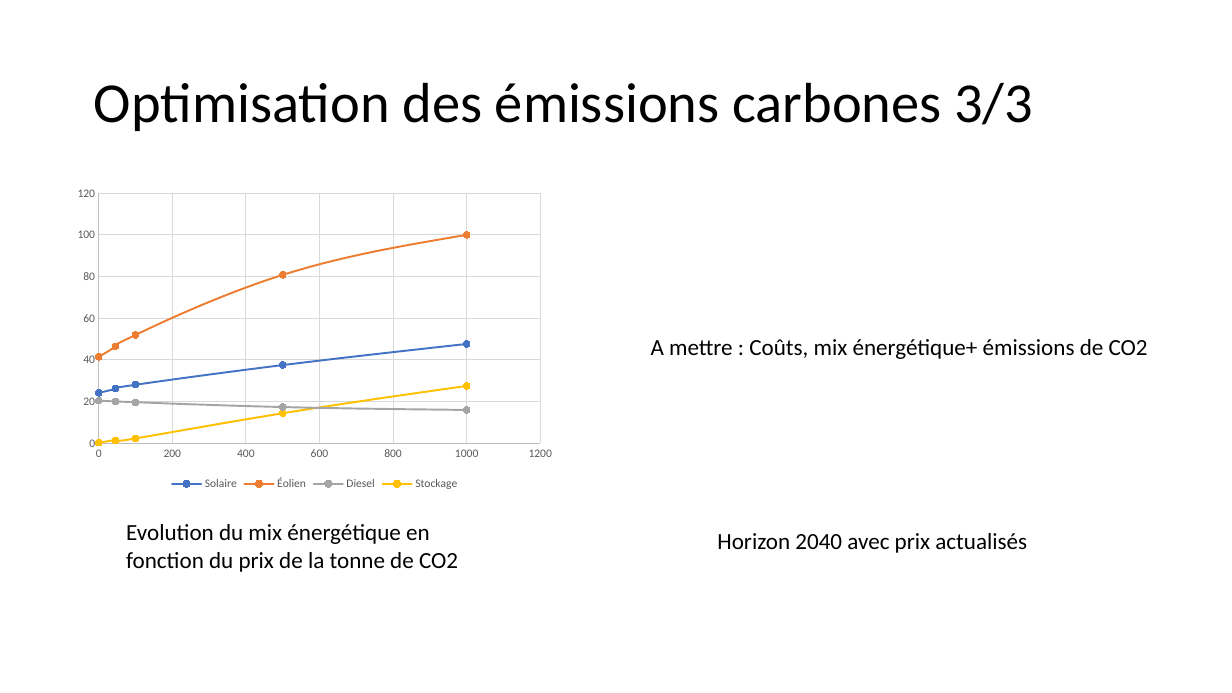
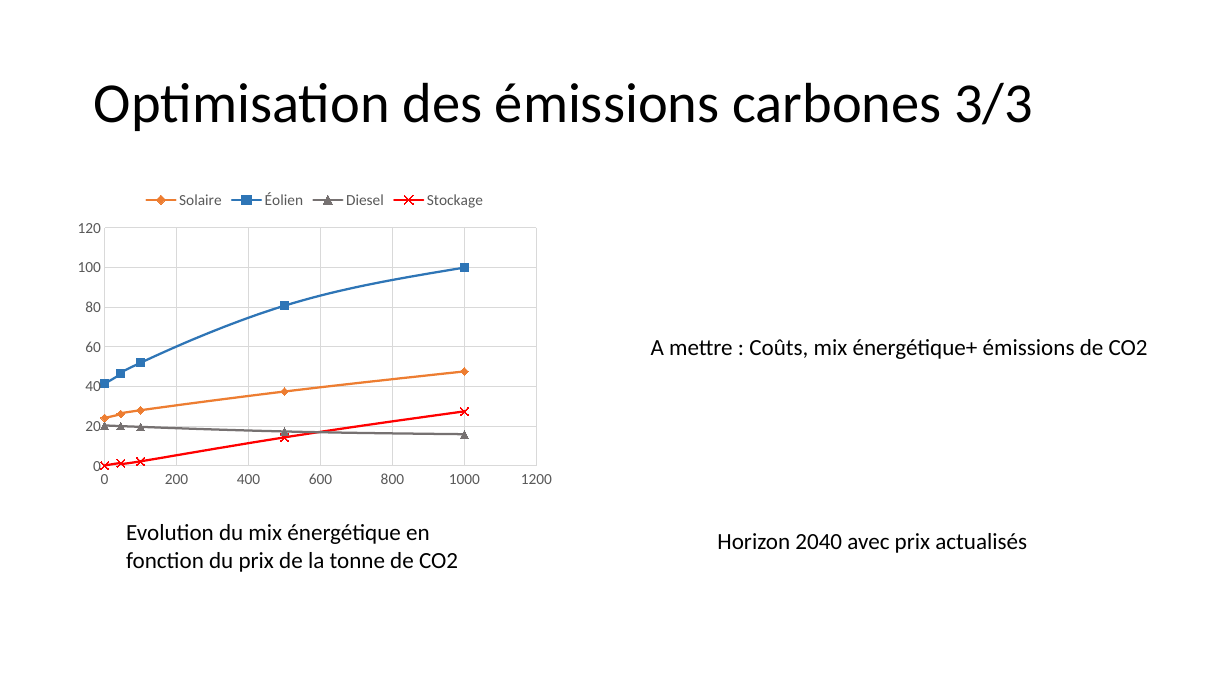
Before and after one commit to cledat/Projet-EA314, a slide deck: slide 9 of rapport.pptx. Drawn at 1232x693 pixels with LibreOffice and Linux fonts; fonts in the diff are those of the drawing. Boxes give left, top, right and bottom in pixels: in the first picture for what was removed or moved away, otherwise in the second. Text is boxed around its words. In the diff, an @@ line names an element or a change of style, - is before the commit and + after.

```diff
--- a/rapport.pptx
+++ b/rapport.pptx
@@ scatter smooth chart at (x1=67, y1=180, x2=562, y2=494) @@
@@ colour of Solaire #4472C4 to #ED7D31 @@
@@ colour of Éolien #ED7D31 to #2E75B6 @@
@@ colour of Diesel #A5A5A5 to #767171 @@
@@ colour of Stockage #FFC000 to #FF0000 @@
@@ legend changed @@
@@ category axis changed @@
@@ value axis changed @@
```
Also in this commit, not shown: 9 other slides changed, 1 slide removed, 1 other file.
